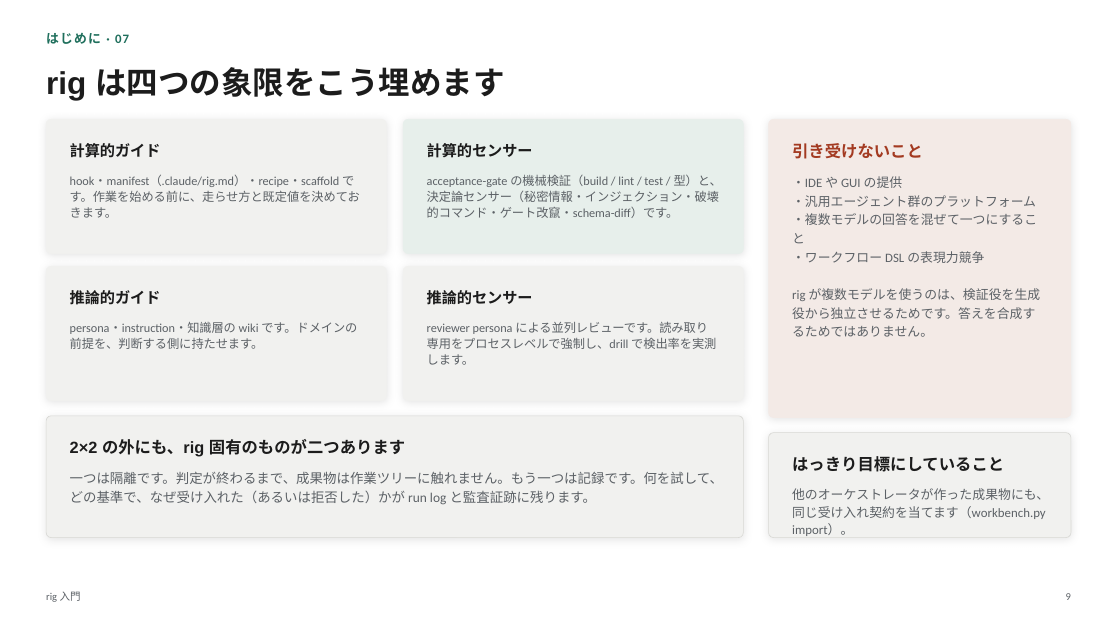
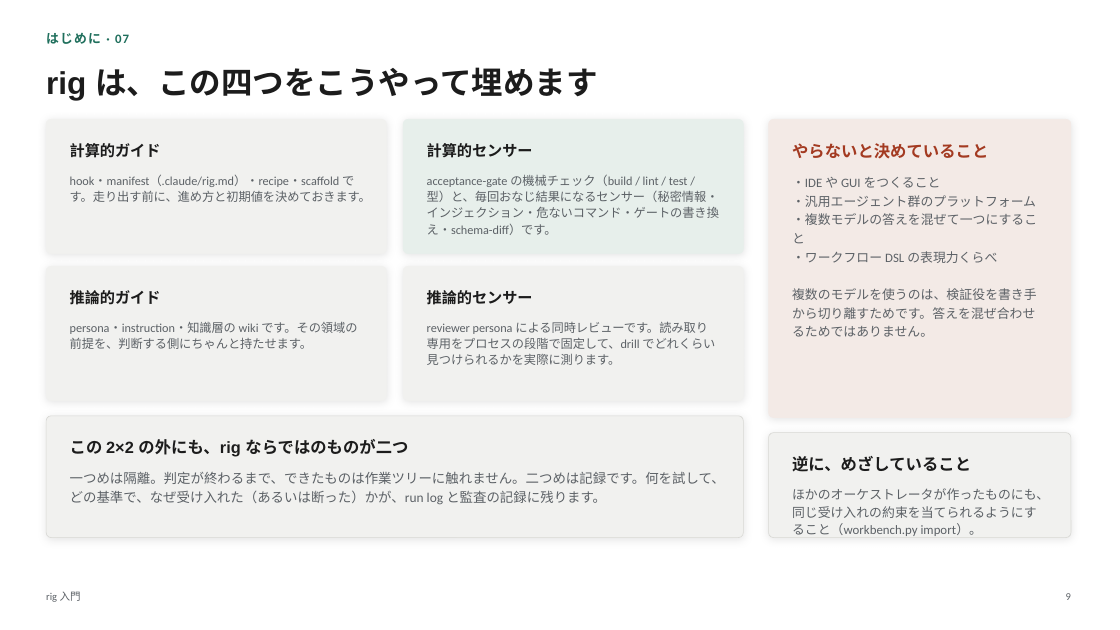
Before and after one commit to itoh-shun/rig, a slide deck: slide 9 of docs/onboarding/rig-intro.ja.pptx. Drawn at 1120x630 pixels with LibreOffice and Linux fonts; fonts in the diff are those of the drawing. Boxes give left, top, right and bottom in pixels: in the first picture for what was removed or moved away, otherwise in the second. Text is boxed around its words. In the diff, an @@ line names an element or a change of style, - is before the commit and + after.

```diff
--- a/docs/onboarding/rig-intro.ja.pptx
+++ b/docs/onboarding/rig-intro.ja.pptx
@@ text at box(46, 67, 597, 100): text changed @@
-rig は四つの象限をこう埋めます
+rig は、この四つをこうやって埋めます
@@ text at box(792, 143, 988, 159): text changed @@
-引き受けないこと
+やらないと決めていること
@@ text at box(70, 175, 371, 202): text changed @@
-hook・manifest（.claude/rig.md）・recipe・scaffold です。作業を始める前に、走らせ方と既定値を決めておきます。
+hook・manifest（.claude/rig.md）・recipe・scaffold です。走り出す前に、進め方と初期値を決めておきます。
@@ text at box(427, 175, 719, 235): text changed @@
-acceptance-gate の機械検証（build / lint / test / 型）と、決定論センサー（秘密情報・インジェクション・破壊的コマンド・ゲート改竄・schema-diff）です。
+acceptance-gate の機械チェック（build / lint / test / 型）と、毎回おなじ結果になるセンサー（秘密情報・インジェクション・危ないコマンド・ゲートの書き換え・schema-diff）です。
@@ text at box(792, 177, 941, 188): text changed @@
-・IDE や GUI の提供
+・IDE や GUI をつくること
@@ text at box(792, 213, 1037, 337): text changed @@
-・複数モデルの回答を混ぜて一つにすること
-・ワークフロー DSL の表現力競争
-rig が複数モデルを使うのは、検証役を生成役から独立させるためです。答えを合成するためではありません。
+・複数モデルの答えを混ぜて一つにすること
+・ワークフロー DSL の表現力くらべ
+複数のモデルを使うのは、検証役を書き手から切り離すためです。答えを混ぜ合わせるためではありません。
@@ text at box(70, 322, 357, 349): text changed @@
-persona・instruction・知識層の wiki です。ドメインの前提を、判断する側に持たせます。
+persona・instruction・知識層の wiki です。その領域の前提を、判断する側にちゃんと持たせます。
@@ text at box(427, 322, 715, 365): text changed @@
-reviewer persona による並列レビューです。読み取り専用をプロセスレベルで強制し、drill で検出率を実測します。
+reviewer persona による同時レビューです。読み取り専用をプロセスの段階で固定して、drill でどれくらい見つけられるかを実際に測ります。
@@ text at box(70, 439, 408, 457): text changed @@
-2×2 の外にも、rig 固有のものが二つあります
+この 2×2 の外にも、rig ならではのものが二つ
@@ text at box(70, 472, 725, 505): text changed @@
-一つは隔離です。判定が終わるまで、成果物は作業ツリーに触れません。もう一つは記録です。何を試して、どの基準で、なぜ受け入れた（あるいは拒否した）かが run log と監査証跡に残ります。
+一つめは隔離。判定が終わるまで、できたものは作業ツリーに触れません。二つめは記録です。何を試して、どの基準で、なぜ受け入れた（あるいは断った）かが、run log と監査の記録に残ります。
@@ text at box(792, 456, 971, 472): text changed @@
-はっきり目標にしていること
+逆に、めざしていること
@@ text at box(792, 488, 1049, 536): text changed @@
-他のオーケストレータが作った成果物にも、同じ受け入れ契約を当てます（workbench.py import）。
+ほかのオーケストレータが作ったものにも、同じ受け入れの約束を当てられるようにすること（workbench.py import）。
```
Also in this commit, not shown: 30 other slides changed, 4 other files.
